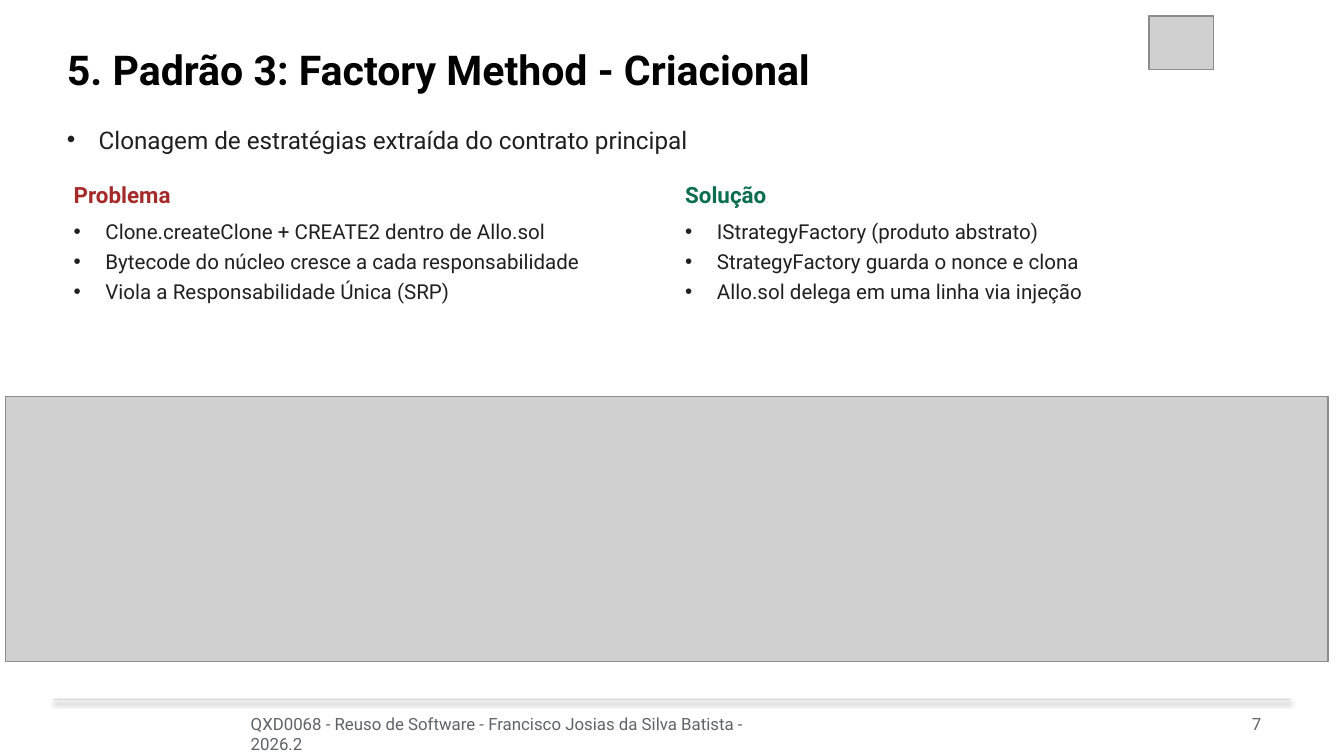
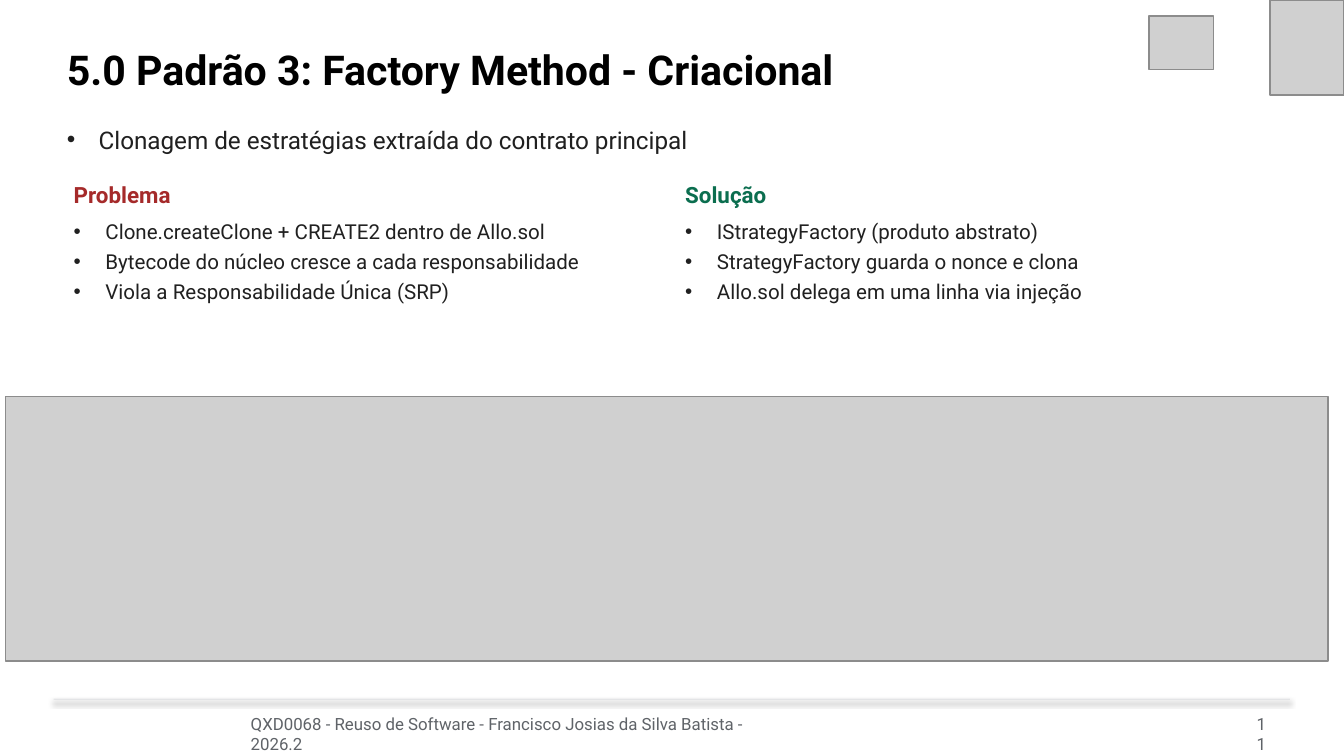
Before and after one commit to josiasdev/esufcqx, a slide deck: slide 11 of 10-semestre/reuso-software/Aula-18 - 14-10 - Apresentacao - do - trabalho 1 - refatoracao com padroes de projeto em sistema legado/Apresentacao_Allo_Protocol.pptx (slide 7 before the commit). Drawn at 1344x756 pixels with LibreOffice and Linux fonts; fonts in the diff are those of the drawing; grey boxes stand for pictures. Boxes give left, top, right and bottom in pixels: in the first picture for what was removed or moved away, otherwise in the second. Text is boxed around its words. In the diff, an @@ line names an element or a change of style, - is before the commit and + after.

```diff
--- a/10-semestre/reuso-software/Aula-18 - 14-10 - Apresentacao - do - trabalho 1 - refatoracao com padroes de projeto em sistema legado/Apresentacao_Allo_Protocol.pptx
+++ b/10-semestre/reuso-software/Aula-18 - 14-10 - Apresentacao - do - trabalho 1 - refatoracao com padroes de projeto em sistema legado/Apresentacao_Allo_Protocol.pptx
@@ picture added at (x1=1270, y1=0, x2=1344, y2=95) @@
@@ text at (x1=67, y1=54, x2=833, y2=94): text changed @@
-5. Padrão 3: Factory Method - Criacional
+5.0 Padrão 3: Factory Method - Criacional
@@ text added at (x1=1234, y1=707, x2=1279, y2=741), 9 pt, text #5F6368 @@
+11
@@ text removed at (x1=1252, y1=718, x2=1261, y2=730) @@
-7
```
Also in this commit, not shown: 11 other slides changed, 8 slides added, 30 other files.
